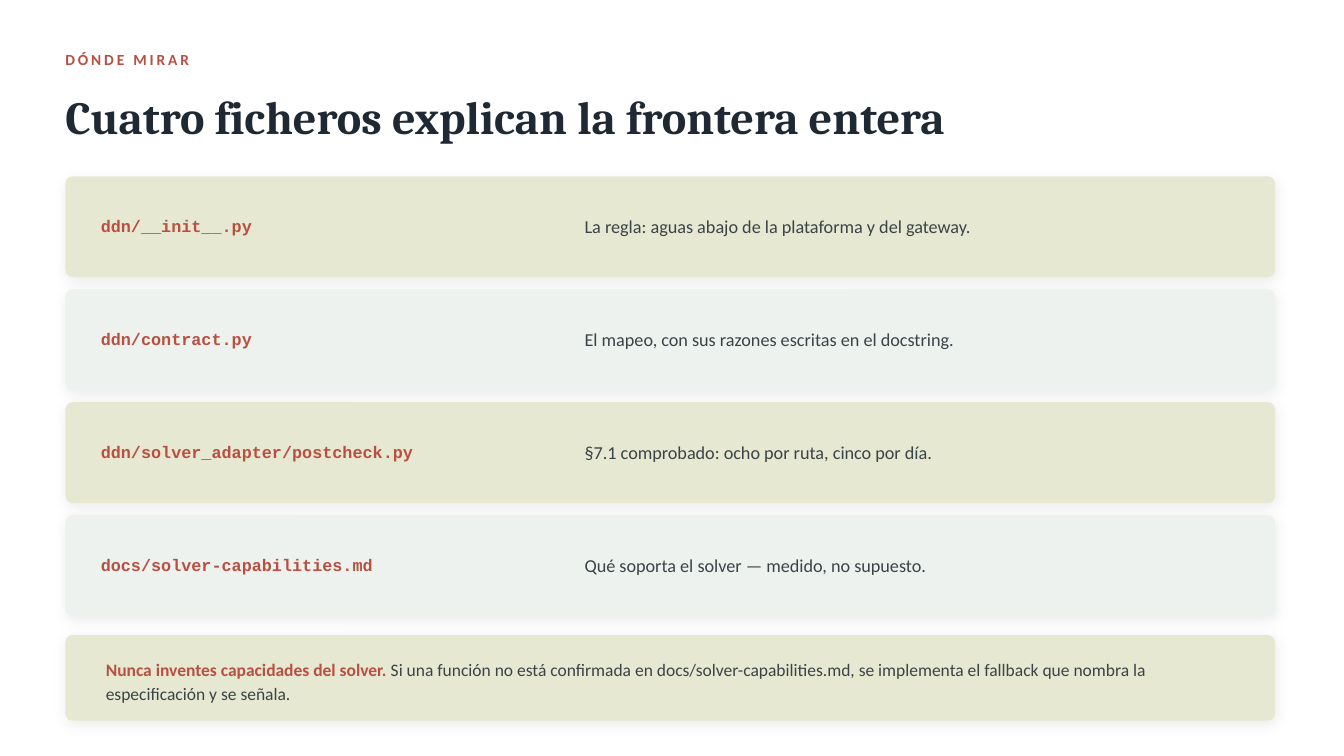
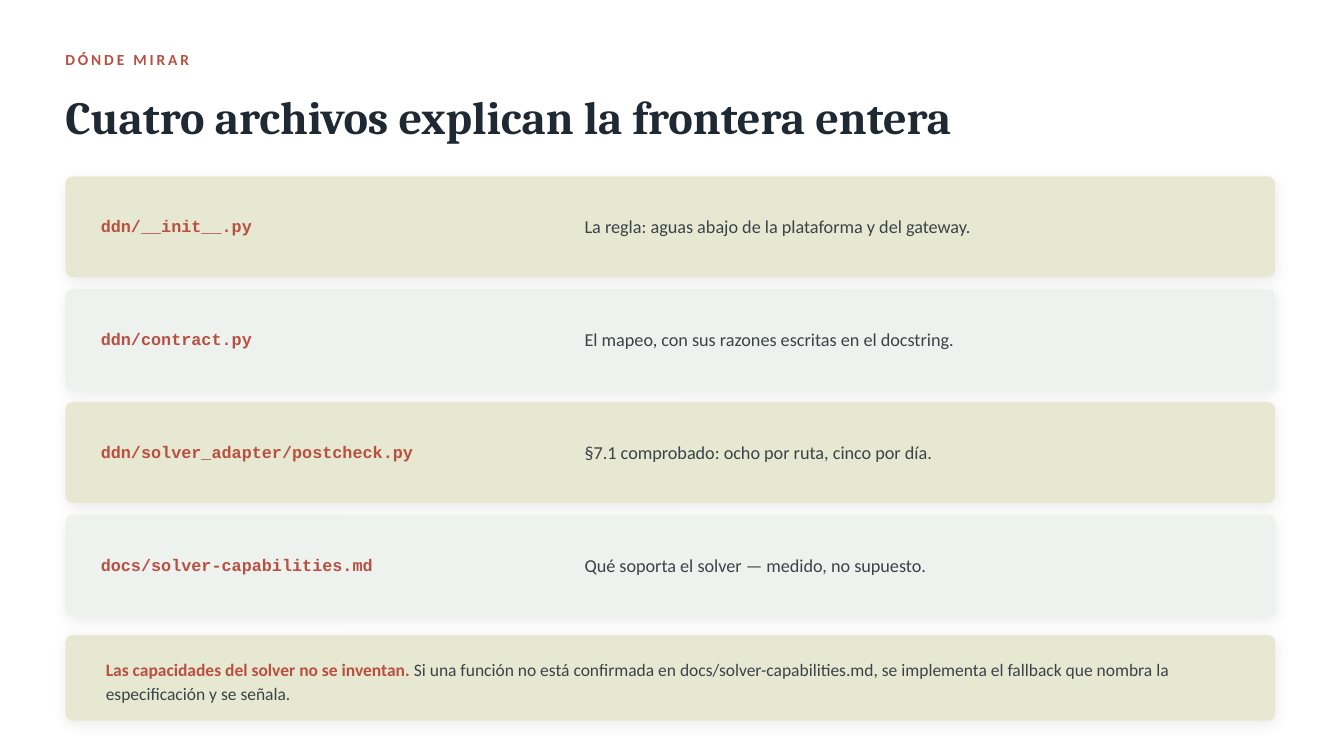
Before and after one commit to lvalverdeb/ddn, a slide deck: slide 10 of docs/presentaciones/02-paquetes-upstream.pptx. Drawn at 1344x756 pixels with LibreOffice and Linux fonts; fonts in the diff are those of the drawing. Boxes give left, top, right and bottom in pixels: in the first picture for what was removed or moved away, otherwise in the second. Text is boxed around its words. In the diff, an @@ line names an element or a change of style, - is before the commit and + after.

```diff
--- a/docs/presentaciones/02-paquetes-upstream.pptx
+++ b/docs/presentaciones/02-paquetes-upstream.pptx
@@ text at (65,101,951,144): text changed @@
-Cuatro ficheros explican la frontera entera
+Cuatro archivos explican la frontera entera
@@ text at (106,663,1168,703): text changed @@
-Nunca inventes capacidades del solver. Si una función no está confirmada en docs/solver-capabilities.md, se implementa el fallback que nombra la especificación y se señala.
+Las capacidades del solver no se inventan. Si una función no está confirmada en docs/solver-capabilities.md, se implementa el fallback que nombra la especificación y se señala.
```
Also in this commit, not shown: 5 other slides changed, 11 other files.
